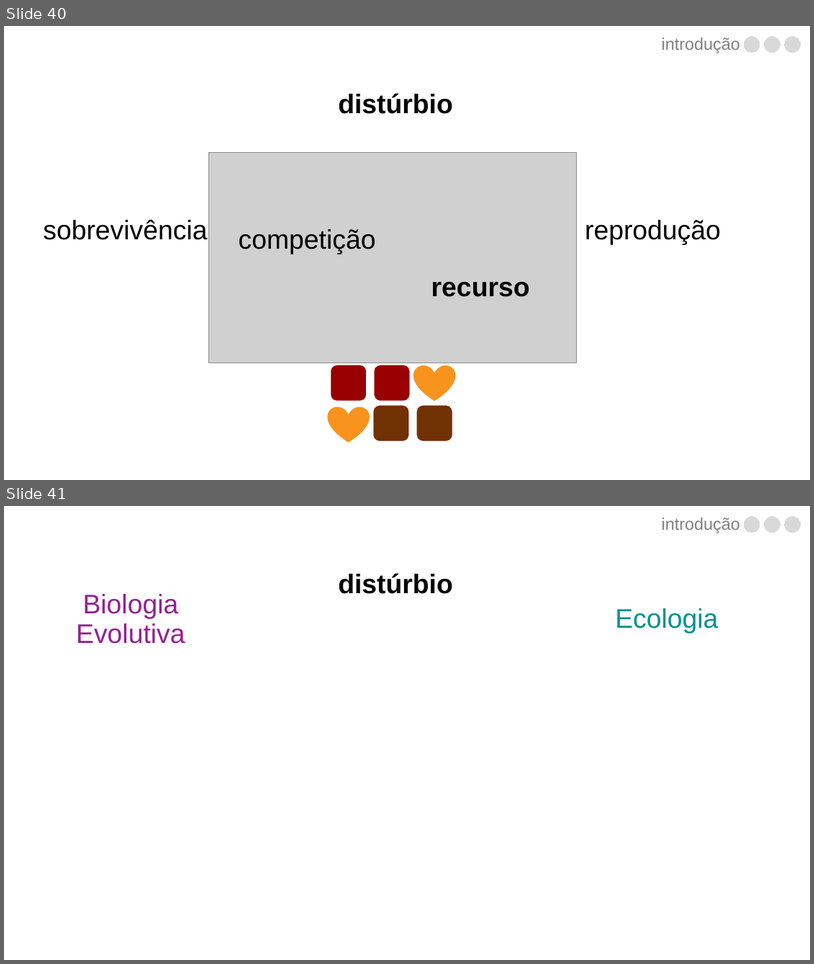
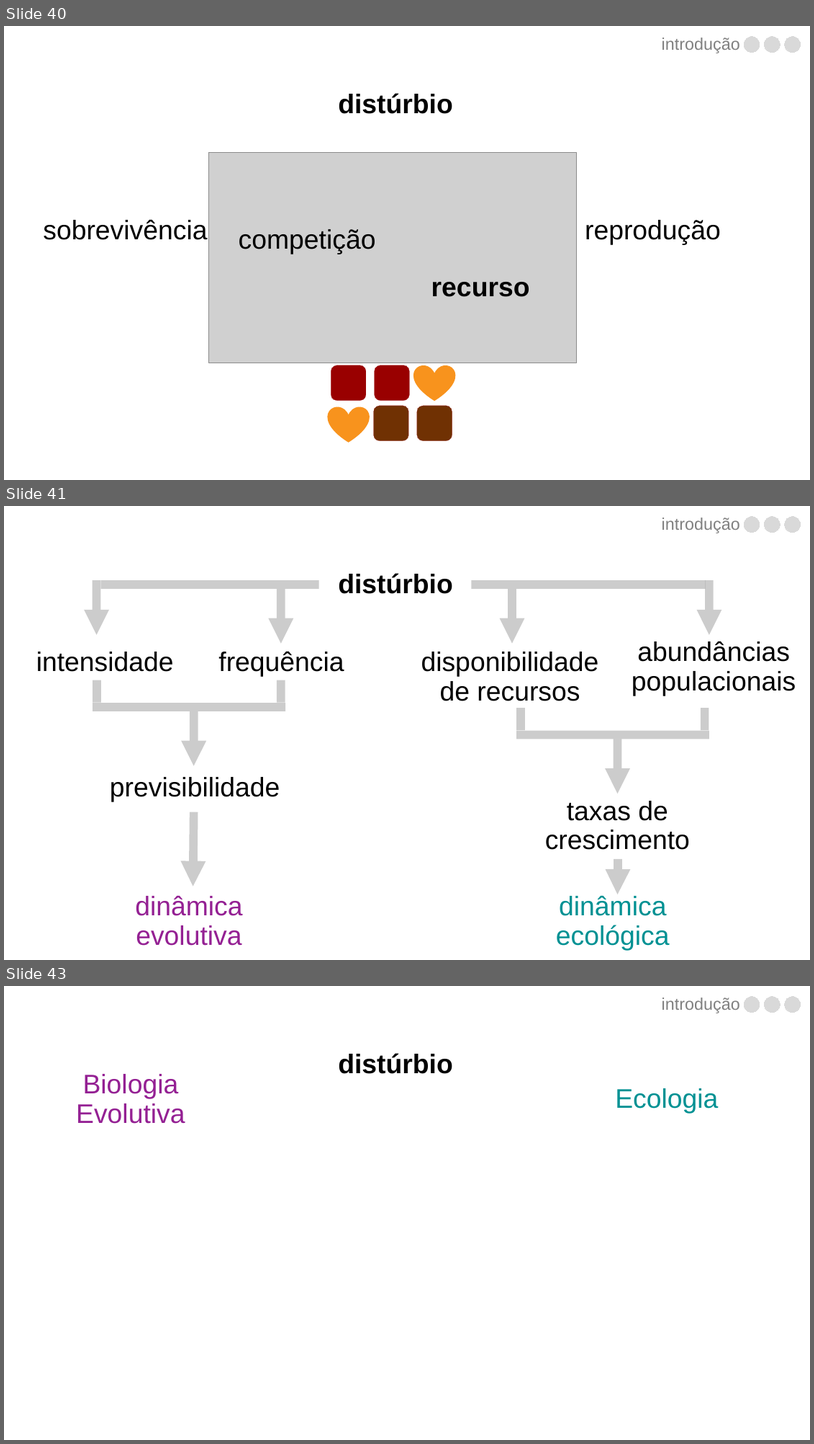
Before and after one commit to luisanovara/dissertacao, a slide deck: DEFESA.pptx. Shown one above the other, each under a label of ours: slides 40 and 41 before the commit, slides 40, 41 and 43 after it; the slides between them are not shown. The pictures are 814x964 and 814x1444 pixels, drawn with LibreOffice and Linux fonts; fonts in the diff are those of the drawing; grey boxes stand for pictures. Boxes give left, top, right and bottom in pixels: in the first picture for what was removed or moved away, otherwise in the second. Text is boxed around its words. In the diff, an @@ line names an element or a change of style, - is before the commit and + after.

```diff
--- a/DEFESA.pptx
+++ b/DEFESA.pptx
@@ slide 41 added at (4, 506, 810, 960), background #FFFFFF @@
@@ text added at (662, 518, 741, 533), 20 pt, text #808080 @@
+introdução
@@ freeform shape added at (744, 517, 760, 533), fill #D9D9D9, outline #D9D9D9 0 pt @@
@@ freeform shape added at (765, 517, 781, 533), fill #D9D9D9, outline #D9D9D9 0 pt @@
@@ freeform shape added at (785, 517, 801, 533), fill #D9D9D9, outline #D9D9D9 0 pt @@
@@ arrow added from (97, 580) to (97, 635), #000000 10 pt @@
@@ line added from (319, 584) to (100, 584), #000000 10 pt @@
@@ arrow added from (281, 589) to (281, 644), #000000 10 pt @@
@@ text added at (338, 573, 453, 594), 32 pt, text #000000, bold @@
+distúrbio
@@ line added from (471, 584) to (706, 584), #000000 10 pt @@
@@ arrow added from (513, 589) to (513, 644), #000000 10 pt @@
@@ arrow added from (710, 580) to (710, 635), #000000 10 pt @@
@@ text added at (36, 651, 174, 672), 32 pt, text #000000 @@
+intensidade
@@ text added at (219, 651, 344, 676), 32 pt, text #000000 @@
+frequência
@@ text added at (422, 651, 599, 701), 32 pt, text #000000 @@
+disponibilidade
+de recursos
@@ text added at (632, 641, 796, 696), 32 pt, text #000000 @@
+abundâncias populacionais
@@ group added at (93, 680, 286, 765): 3 lines, 1 arrow @@
@@ group added at (517, 708, 710, 793): 3 lines, 1 arrow @@
@@ text added at (110, 777, 280, 801), 32 pt, text #000000 @@
+previsibilidade
@@ text added at (545, 800, 690, 849), 32 pt, text #000000 @@
+taxas de crescimento
@@ arrow added from (194, 812) to (193, 886), #000000 10 pt @@
@@ arrow added from (619, 859) to (618, 894), #000000 10 pt @@
@@ text added at (135, 895, 242, 945), 32 pt, text #942093 @@
+dinâmica evolutiva
@@ text added at (556, 895, 670, 950), 32 pt, text #009193 @@
+dinâmica ecológica
@@ what was slide 41 is now slide 43 @@
```
Also in this commit, not shown: 11 slides changed, 1 other slide added.
